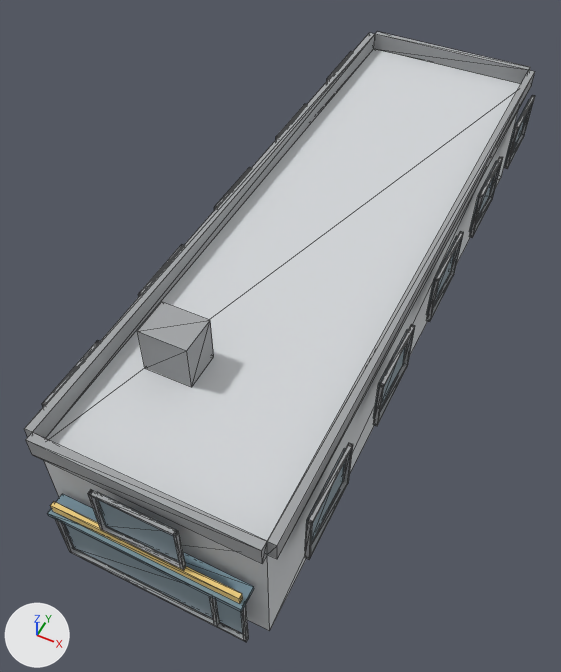
A saved change to the glTF model public/buildings/commercial_1x3_a.glb.
Before and after are seen from a camera (50 mm lens) standing at (10.4, -7.1, 21.0) and looking at (2.5, 8.7, 1.3). The axes (+X, +Y, +Z) are drawn at lower left. The lights are the same throughout. The first picture is the older version. Mesh edges are drawn as thin lines. Vertices at exactly the same position are counted once.

The scene before the commit, as lines of its bpy script (objects in view):
```python
mat_commercial_1x3_a_trim = principled_material('commercial_1x3_a_trim')
mat_commercial_1x3_a_trim.base_color = (0.363, 0.374, 0.385)  # grey #a2a5a7
mat_commercial_1x3_a_trim.roughness = 0.85
mat_commercial_1x3_a_wall = principled_material('commercial_1x3_a_wall')
mat_commercial_1x3_a_wall.base_color = (0.66, 0.68, 0.7)  # light grey #d4d7da
mat_commercial_1x3_a_wall.roughness = 0.85
me_commercial_1x3_a_0 = bpy.data.meshes.new('commercial_1x3_a_0')
me_commercial_1x3_a_0.from_pydata(...)  # 580 vertices, 888 faces; spans x -0.6..7.1, y -0.8..23.1, z 0.0..6.0
# faces by material slot: [12, 156, 696, 12, 12]
me_commercial_1x3_a_0.materials.append(mat_commercial_1x3_a_wall)  # light grey #d4d7da
me_commercial_1x3_a_0.materials.append(mat_commercial_1x3_a_glass)  # greyish blue #90a6b1
me_commercial_1x3_a_0.materials.append(mat_commercial_1x3_a_trim)  # grey #a2a5a7
me_commercial_1x3_a_0.materials.append(mat_commercial_1x3_a_sign)  # yellow #f6d481
me_commercial_1x3_a_0.materials.append(mat_commercial_1x3_a_awning)  # greyish blue #76909e
ob_commercial_1x3_a_0 = bpy.data.objects.new('commercial_1x3_a_0', me_commercial_1x3_a_0)
ob_commercial_1x3_a_0.location = (0.0, 0.0, 0.0)
```
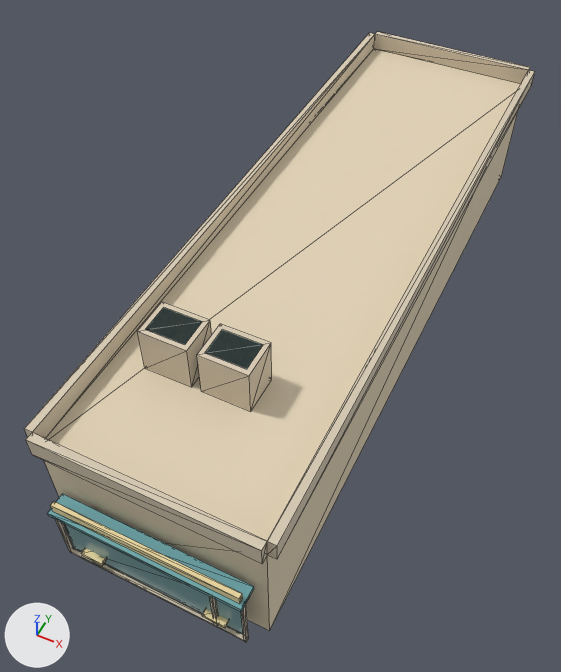
The edits, one by one:
Material 'commercial_1x3_a_wall' (mat_commercial_1x3_a_wall) changes colour from light grey #d4d7da to beige #e3d4b8; in linear values from (0.66, 0.68, 0.7) to (0.77, 0.66, 0.48).
Material 'commercial_1x3_a_trim' (mat_commercial_1x3_a_trim) changes colour from grey #a2a5a7 to beige #d8cbb5; in linear values from (0.363, 0.374, 0.385) to (0.69, 0.6, 0.46).
me_commercial_1x3_a_0 is used by ob_commercial_1x3_a_0; location (0.0, 0.0, 0.0).
Verts and faces of me_commercial_1x3_a_0; kept vertices keep their numbers, new ones are numbered from 580.
me_commercial_1x3_a_0 had 580 vertices, 888 faces and spanned x -0.6..7.1, y -0.8..23.1, z 0.0..6.0.
me_commercial_1x3_a_0 now has 148 vertices, 232 faces and spans x -0.2..6.8, y -0.8..22.8, z 0.0..6.0.
me_commercial_1x3_a_0 part 1: a new loose piece, a box spanning x 2.8..4.3, y 3.4..4.6, z 4.5..6.0, in mat_commercial_1x3_a_trim (beige #d8cbb5).
me_commercial_1x3_a_0 part 2: a new loose piece, a box spanning x 0.95..1.65, y -0.68..-0.1, z 0.65..0.76, in mat_commercial_1x3_a_sign (beige #f0dda6).
me_commercial_1x3_a_0 part 3: a new loose piece, a box spanning x 4.85..5.55, y -0.68..-0.1, z 0.65..0.76, in mat_commercial_1x3_a_sign (beige #f0dda6).
me_commercial_1x3_a_0 part 4: 60 loose pieces with 480 vertices, spanning x -0.6..7.1, y -0.6..23.1, z 2.9..4.7, are deleted.
Part 5, on me_commercial_1x3_a_0:
New vertex 580 is at (1.1, 3.5, 6.0), pixel (145, 329).
New vertex 581 is at (1.1, 4.4, 6.0), pixel (163, 307).
New vertex 582 is at (2.9, 3.5, 6.0), pixel (204, 352).
New vertex 583 is at (2.9, 4.4, 6.0), pixel (222, 329).
New vertices 584 to 587 stand at vertices 580 to 583, in that order, plus (1.2, 0.0, 0.0).
New faces: (580, 581, 585), (580, 585, 584), (582, 583, 587), (582, 587, 586) (mat_commercial_1x3_a_glass (cyan #7caaaf)).
Other edits to the shape of me_commercial_1x3_a_0 do not show in these pictures.

What differs and where, as boxes [x1, y1, x2, y2] in the pictures (561 x 672 px):
'commercial_1x3_a_0', recoloured, reshaped (light grey to beige): [24, 32, 535, 642] in both
part 1 of me_commercial_1x3_a_0, added (beige): after [197, 324, 272, 411]
part 2 of me_commercial_1x3_a_0, added: after [81, 548, 106, 566]
part 3 of me_commercial_1x3_a_0, added: after [202, 609, 229, 628]
part 4 of me_commercial_1x3_a_0, deleted: before [42, 51, 535, 570]
part 5 of me_commercial_1x3_a_0, added: after [145, 307, 263, 369]
